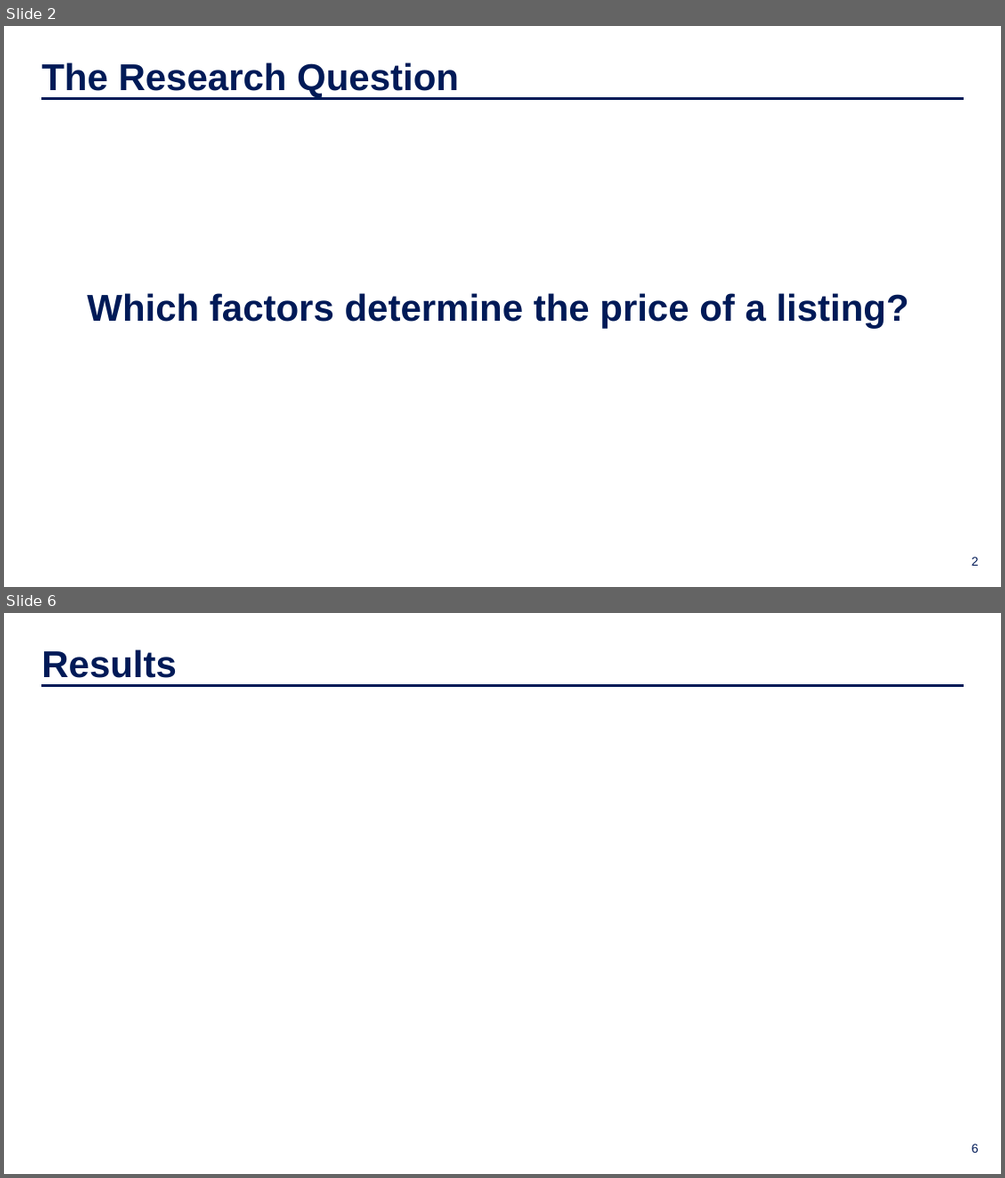
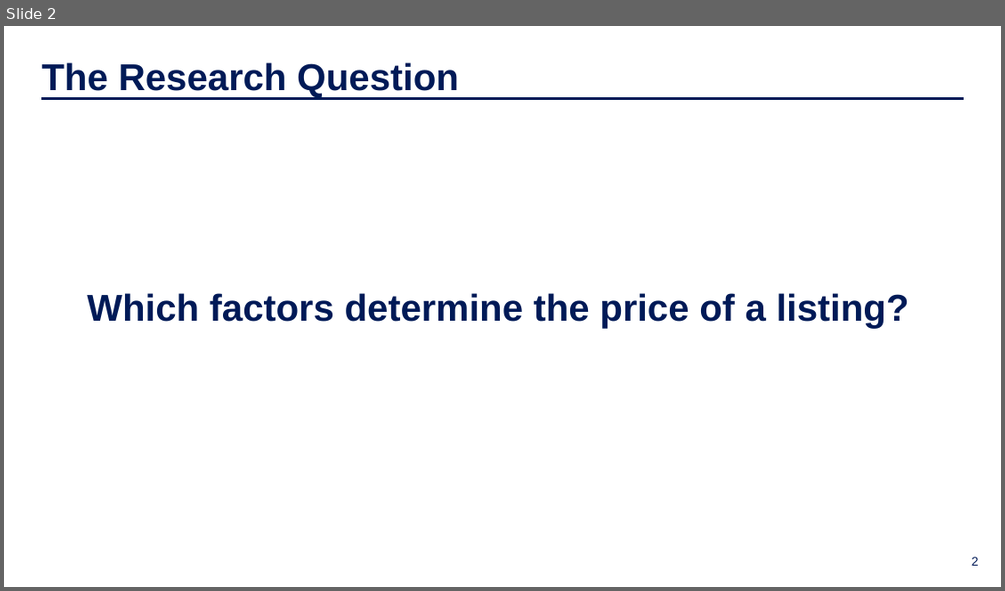
Before and after one commit to moritzwilksch/BerlinRealEstatePrices, a slide deck: documents/slide_deck.pptx. Shown one above the other, each under a label of ours: slides 2 and 6 before the commit, slide 2 after it; the slides between them are not shown. The pictures are 1005x1178 and 1005x591 pixels, drawn with LibreOffice and Linux fonts; fonts in the diff are those of the drawing; background and template pictures are left out. Boxes give left, top, right and bottom in pixels: in the first picture for what was removed or moved away, otherwise in the second. Text is boxed around its words. In the diff, an @@ line names an element or a change of style, - is before the commit and + after.

```diff
--- a/documents/slide_deck.pptx
+++ b/documents/slide_deck.pptx
@@ slide 6 removed at box(4, 613, 1001, 1174), background picture (left out) @@
@@ text removed at box(41, 649, 177, 685) @@
-Results
@@ line removed from (41, 686) to (963, 686) @@
@@ page number removed at box(971, 1143, 979, 1152) @@
-6
```
Also in this commit, not shown: 2 slides changed, 3 slides added, 9 other files.
